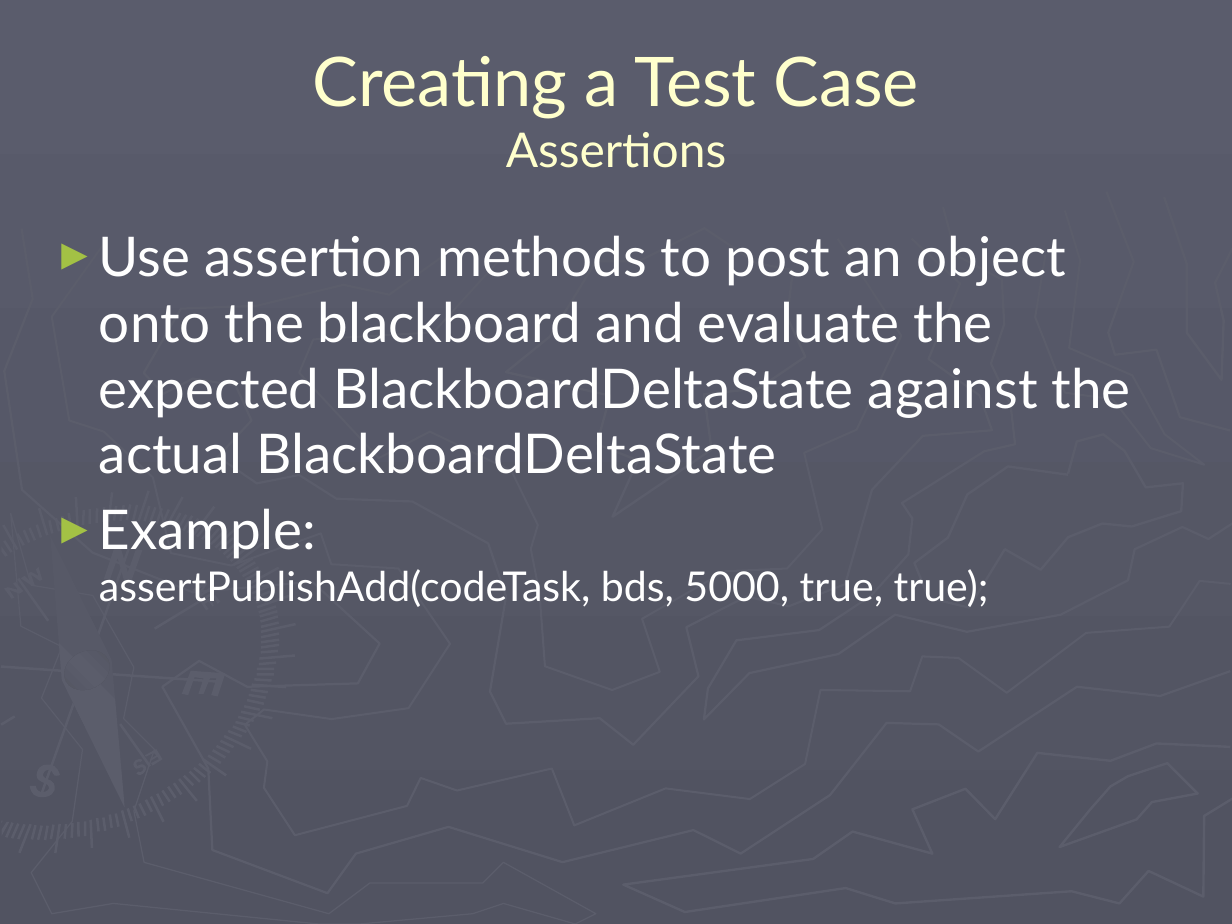
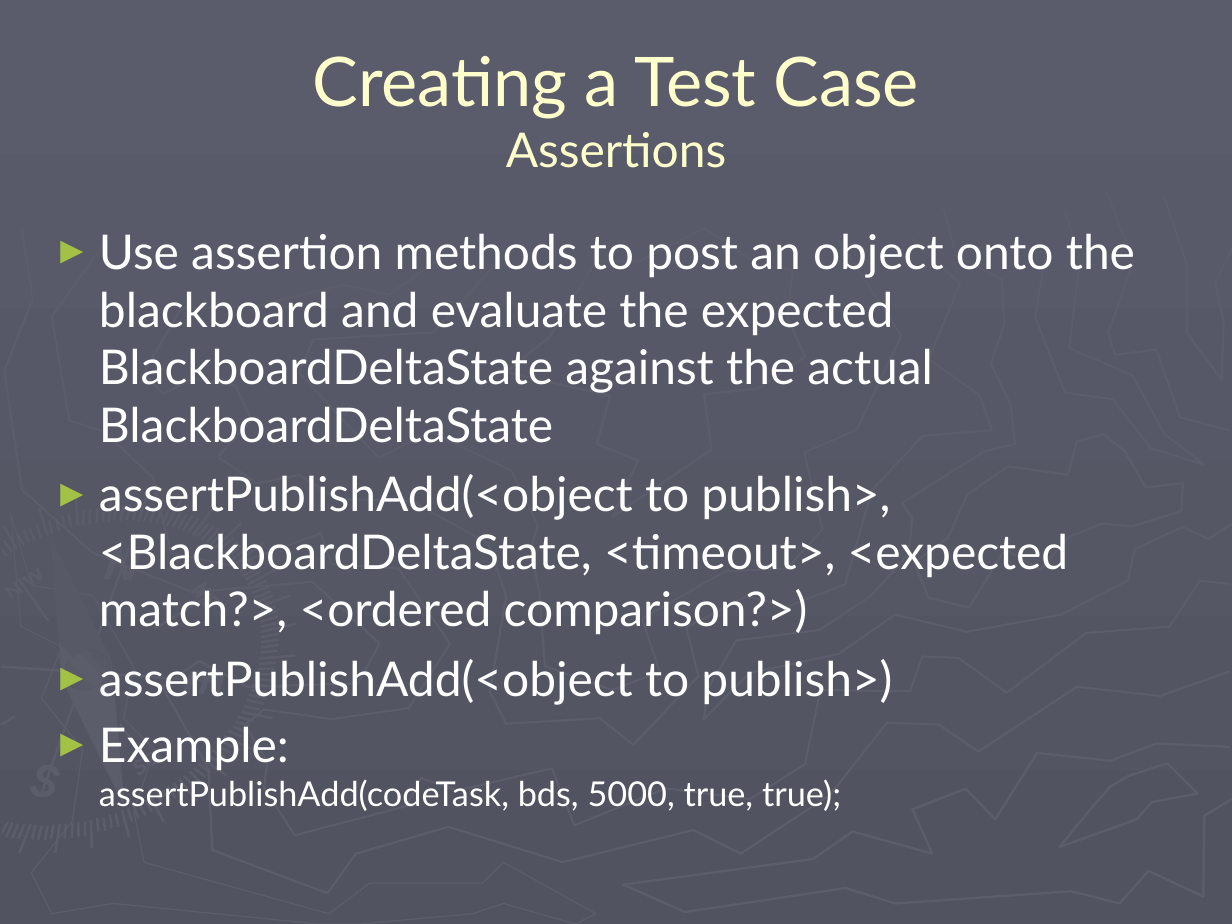
Before and after one commit to codeaudit/cougaar-cougaarunit, a slide deck: slide 10 of CougaarUnit/CougaarUnit Training.ppt (slide 9 before the commit). Drawn at 1232x924 pixels with LibreOffice and Linux fonts; fonts in the diff are those of the drawing. Boxes give left, top, right and bottom in pixels: in the first picture for what was removed or moved away, otherwise in the second. Text is boxed around its words. In the diff, an @@ line names an element or a change of style, - is before the commit and + after.

```diff
--- a/CougaarUnit/CougaarUnit Training.ppt
+++ b/CougaarUnit/CougaarUnit Training.ppt
@@ text at [99, 233, 1135, 811]: size 32 to 28 pt in "Use assertion methods to post an object ...", "Example:"; size 24 to 20 pt in "assertPublishAdd(codeTask, bds, 5000, true, true);"; less space between paragraphs @@
@@ text at [99, 474, 1069, 705]: paragraphs added @@
+► assertPublishAdd(<object to publish>, <BlackboardDeltaState, <timeout>, <expected match?>, <ordered comparison?>)
+► assertPublishAdd(<object to publish>)
```
Also in this commit, not shown: 7 other slides changed, 1 slide added, 38 other files.
